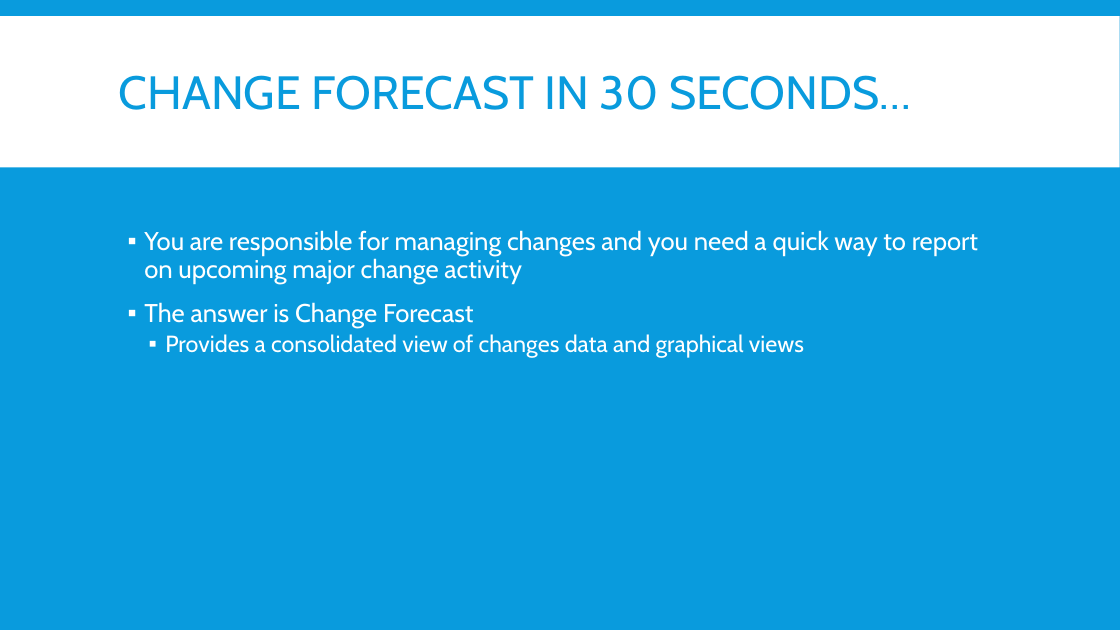
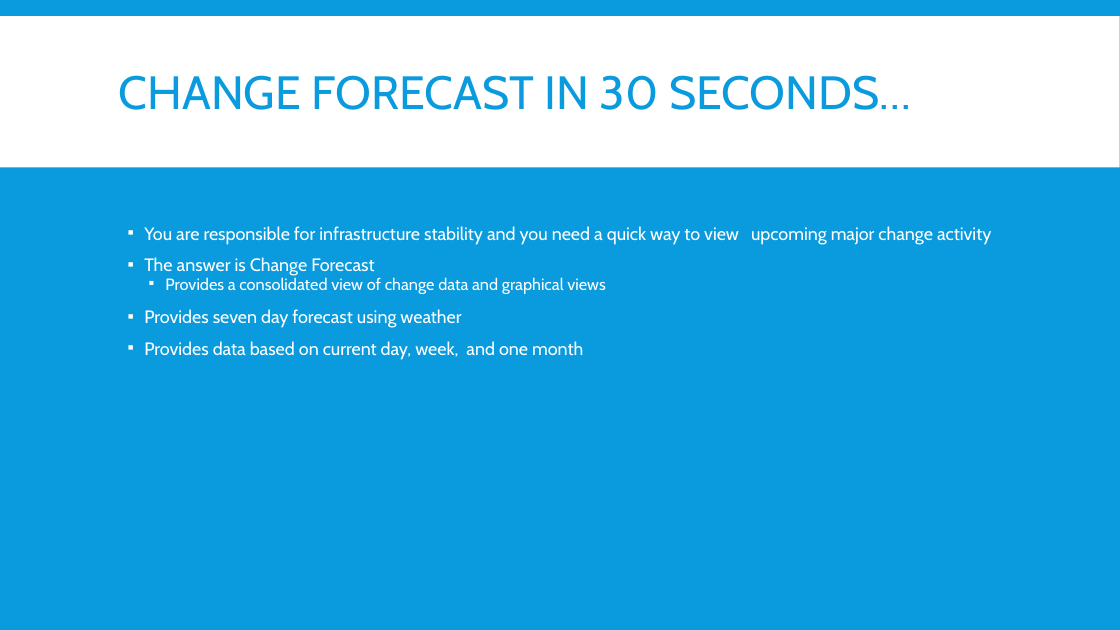
Before and after one commit to gehanstedt/change-forecast, a slide deck: slide 3 of Presentation/Draft Change Forecast Presentation.pptx. Drawn at 1120x630 pixels with LibreOffice and Linux fonts; fonts in the diff are those of the drawing. Boxes give left, top, right and bottom in pixels: in the first picture for what was removed or moved away, otherwise in the second. Text is boxed around its words. In the diff, an @@ line names an element or a change of style, - is before the commit and + after.

```diff
--- a/Presentation/Draft Change Forecast Presentation.pptx
+++ b/Presentation/Draft Change Forecast Presentation.pptx
@@ text at (x1=144, y1=226, x2=991, y2=245): text changed; size 22 to 15.4 pt @@
-▪ You are responsible for managing changes and you need a quick way to report on upcoming major change activity
+▪ You are responsible for infrastructure stability and you need a quick way to view upcoming major change activity
@@ text at (x1=144, y1=257, x2=374, y2=276): size 22 to 15.4 pt in "The answer is Change Forecast"; line spacing 0.9 to 0.7 @@
@@ text at (x1=144, y1=277, x2=606, y2=360): text changed; size 20 to 15.4 pt @@
-  ▪ Provides a consolidated view of changes data and graphical views
+  ▪ Provides a consolidated view of change data and graphical views
+▪ Provides seven day forecast using weather
+▪ Provides data based on current day, week, and one month
```
Also in this commit, not shown: 7 other slides changed.
